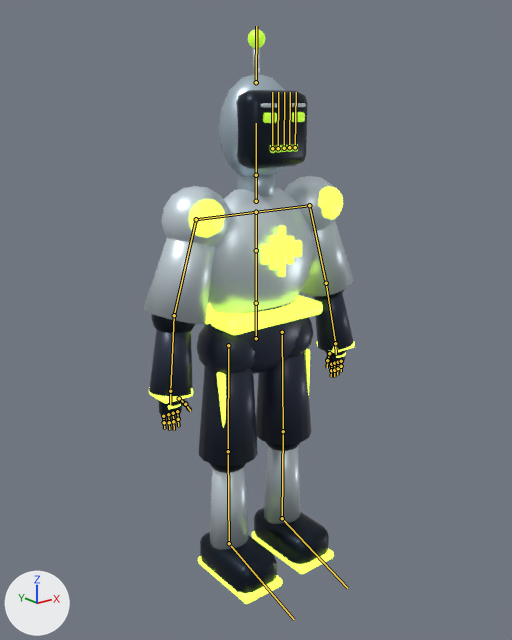
One commit to the glTF model public/avatars/sonic/chrome-beat.glb: the scene before it, then after it.
The view is the same before and after, from a 50 mm camera at (-1.595, -1.99, 0.831) aimed at (-0.021, -0.023, 0.044). Every picture has the same lights, and +X, +Y and +Z are marked at lower left. The picture after the commit comes second. The bones that change, and the others that lie on the model, are drawn over the model as lines.

In view in the first picture: 'Chrome Beat Stage Suit'.
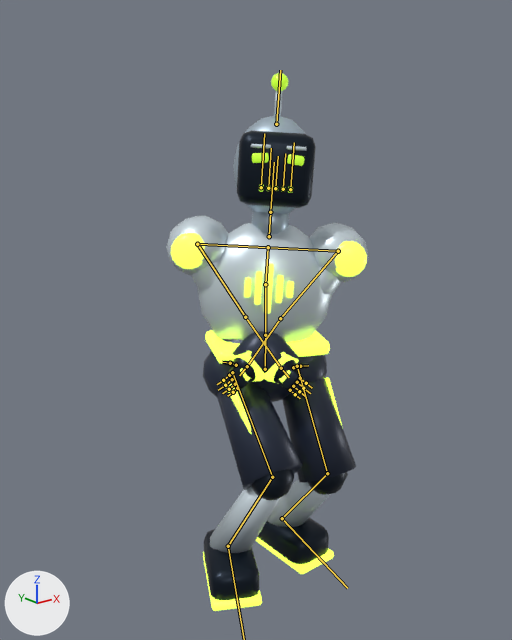
The newer file adds an action. The first version stands in its rest pose; the second is drawn at frame 72 of the action 'Dance_TurnPhrase'.

Pixel boxes [x1, y1, x2, y2] of what changed, in the pictures (512 x 640 px):
'Chrome Beat Stage Suit', posed (6% shorter)
    before: [143, 29, 355, 604]
    after: [166, 73, 369, 611]
bone 'Hips', root to tip
    before: (256, 338) to (256, 305)
    after: (265, 369) to (265, 337)
bone 'Chest', root to tip
    before: (256, 250) to (256, 212)
    after: (265, 284) to (268, 247)
bone 'LeftArm', root to tip
    before: (309, 205) to (326, 283)
    after: (338, 251) to (280, 318)
bone 'LeftForeArm', root to tip
    before: (326, 283) to (335, 343)
    after: (280, 318) to (247, 366)
bone 'LeftIndex1', root to tip
    before: (331, 364) to (331, 370)
    after: (229, 375) to (223, 380)
bone 'LeftIndex2', root to tip
    before: (331, 370) to (331, 376)
    after: (223, 380) to (217, 384)
bone 'LeftMiddle1', root to tip
    before: (334, 363) to (334, 370)
    after: (232, 379) to (225, 385)
bone 'LeftMiddle2', root to tip
    before: (334, 370) to (334, 377)
    after: (225, 385) to (218, 390)
bone 'LeftRing1', root to tip
    before: (338, 362) to (338, 368)
    after: (235, 384) to (229, 389)
bone 'LeftRing2', root to tip
    before: (338, 368) to (337, 375)
    after: (229, 389) to (222, 393)
bone 'LeftLittle1', root to tip
    before: (341, 361) to (341, 366)
    after: (237, 388) to (233, 392)
bone 'LeftThumb1', root to tip
    before: (329, 353) to (327, 360)
    after: (236, 365) to (230, 363)
bone 'LeftThumb2', root to tip
    before: (327, 360) to (327, 368)
    after: (230, 363) to (222, 362)
bone 'RightArm', root to tip
    before: (196, 219) to (174, 315)
    after: (197, 244) to (245, 317)
bone 'RightForeArm', root to tip
    before: (174, 315) to (170, 391)
    after: (245, 317) to (281, 368)
bone 'RightIndex1', root to tip
    before: (177, 411) to (178, 419)
    after: (300, 378) to (306, 383)
bone 'RightMiddle1', root to tip
    before: (173, 413) to (173, 421)
    after: (297, 382) to (303, 388)
bone 'RightRing1', root to tip
    before: (168, 414) to (169, 422)
    after: (293, 386) to (299, 391)
bone 'RightLittle2', root to tip
    before: (164, 422) to (164, 428)
    after: (295, 394) to (300, 398)
bone 'RightThumb1', root to tip
    before: (179, 398) to (185, 404)
    after: (293, 367) to (300, 366)
bone 'RightThumb2', root to tip
    before: (185, 404) to (190, 411)
    after: (300, 366) to (308, 365)
bone 'LeftUpLeg', root to tip
    before: (282, 332) to (283, 431)
    after: (297, 366) to (327, 473)
bone 'LeftLeg', root to tip
    before: (283, 431) to (282, 518)
    after: (327, 473) to (282, 518)
bone 'RightUpLeg', root to tip
    before: (228, 345) to (228, 451)
    after: (232, 372) to (272, 477)
bone 'RightLeg', root to tip
    before: (228, 451) to (229, 543)
    after: (272, 477) to (228, 546)

The edits, one by one:
Bone 'Hips' (bone_hips) moves from (0.0, 0.0, 0.0) to (0.045, -0.135, 0.0).
Bone 'Hips' (bone_hips) turns from (0, 0, 0) to (0, -24, 0) degrees about its own x, y and z.
Bone 'Chest' (bone_chest) turns from (0, 0, 0) to (0, -11, -4) degrees about its own x, y and z.
Bone 'LeftArm' (bone_leftarm) turns from (0, 0, 0) to (-11, 0, 52) degrees about its own x, y and z.
Bone 'LeftForeArm' (bone_leftforearm) turns from (0, 0, 0) to (-42, 0, 0) degrees about its own x, y and z.
Bone 'LeftIndex1' (bone_leftindex1) turns from (0, 0, 0) to (11, 0, 0) degrees about its own x, y and z.
Bone 'LeftIndex2' (bone_leftindex2) turns from (0, 0, 0) to (15, 0, 0) degrees about its own x, y and z.
Bone 'LeftMiddle1' (bone_leftmiddle1) turns from (0, 0, 0) to (11, 0, 0) degrees about its own x, y and z.
Bone 'LeftMiddle2' (bone_leftmiddle2) turns from (0, 0, 0) to (16, 0, 0) degrees about its own x, y and z.
Bone 'LeftRing1' (bone_leftring1) turns from (0, 0, 0) to (12, 0, 0) degrees about its own x, y and z.
Bone 'LeftRing2' (bone_leftring2) turns from (0, 0, 0) to (17, 0, 0) degrees about its own x, y and z.
Bone 'LeftLittle1' (bone_leftlittle1) turns from (0, 0, 0) to (13, 0, 0) degrees about its own x, y and z.
Bone 'LeftThumb1' (bone_leftthumb1) turns from (0, 0, 0) to (11, 0, 3) degrees about its own x, y and z.
Bone 'LeftThumb2' (bone_leftthumb2) turns from (0, 0, 0) to (15, 0, 0) degrees about its own x, y and z.
Bone 'RightArm' (bone_rightarm) turns from (0, 0, 0) to (-11, 0, -52) degrees about its own x, y and z.
Bone 'RightForeArm' (bone_rightforearm) turns from (0, 0, 0) to (-42, 0, 0) degrees about its own x, y and z.
Bone 'RightIndex1' (bone_rightindex1) turns from (0, 0, 0) to (10, 0, 0) degrees about its own x, y and z.
Bone 'RightMiddle1' (bone_rightmiddle1) turns from (0, 0, 0) to (10, 0, 0) degrees about its own x, y and z.
Bone 'RightRing1' (bone_rightring1) turns from (0, 0, 0) to (10, 0, 0) degrees about its own x, y and z.
Bone 'RightLittle2' (bone_rightlittle2) turns from (0, 0, 0) to (14, 0, 0) degrees about its own x, y and z.
Bone 'RightThumb1' (bone_rightthumb1) turns from (0, 0, 0) to (11, 0, -3) degrees about its own x, y and z.
Bone 'RightThumb2' (bone_rightthumb2) turns from (0, 0, 0) to (15, 0, 0) degrees about its own x, y and z.
Bone 'LeftUpLeg' (bone_leftupleg) turns from (0, 0, 0) to (-28, -24, 2) degrees about its own x, y and z.
Bone 'LeftLeg' (bone_leftleg) turns from (0, 0, 0) to (65, -1, -2) degrees about its own x, y and z.
Bone 'LeftFoot' (bone_leftfoot) turns from (0, 0, 0) to (-38, 1, -1) degrees about its own x, y and z.
Bone 'RightUpLeg' (bone_rightupleg) turns from (0, 0, 0) to (-49, -21, 8) degrees about its own x, y and z.
Bone 'RightLeg' (bone_rightleg) turns from (0, 0, 0) to (73, -5, -1) degrees about its own x, y and z.
Bone 'RightFoot' (bone_rightfoot) turns from (0, 0, 0) to (-20, 27, 18) degrees about its own x, y and z.
